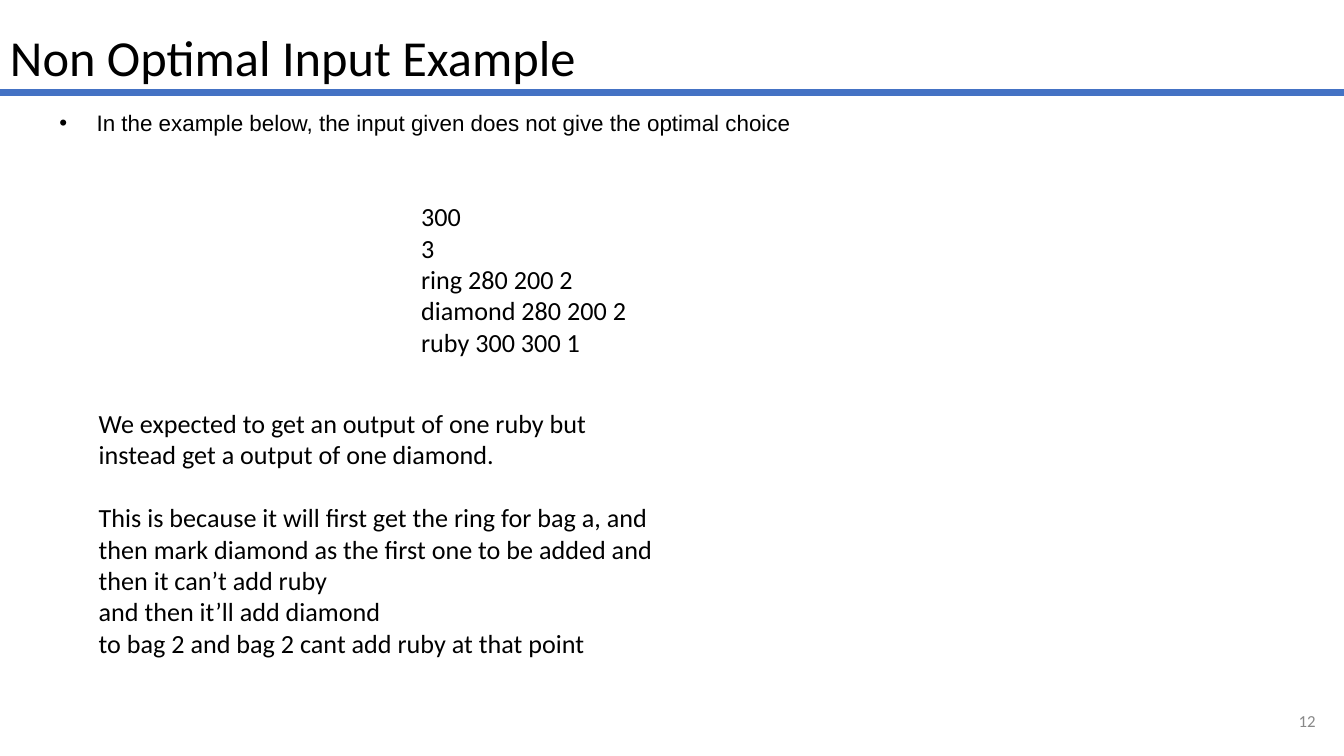
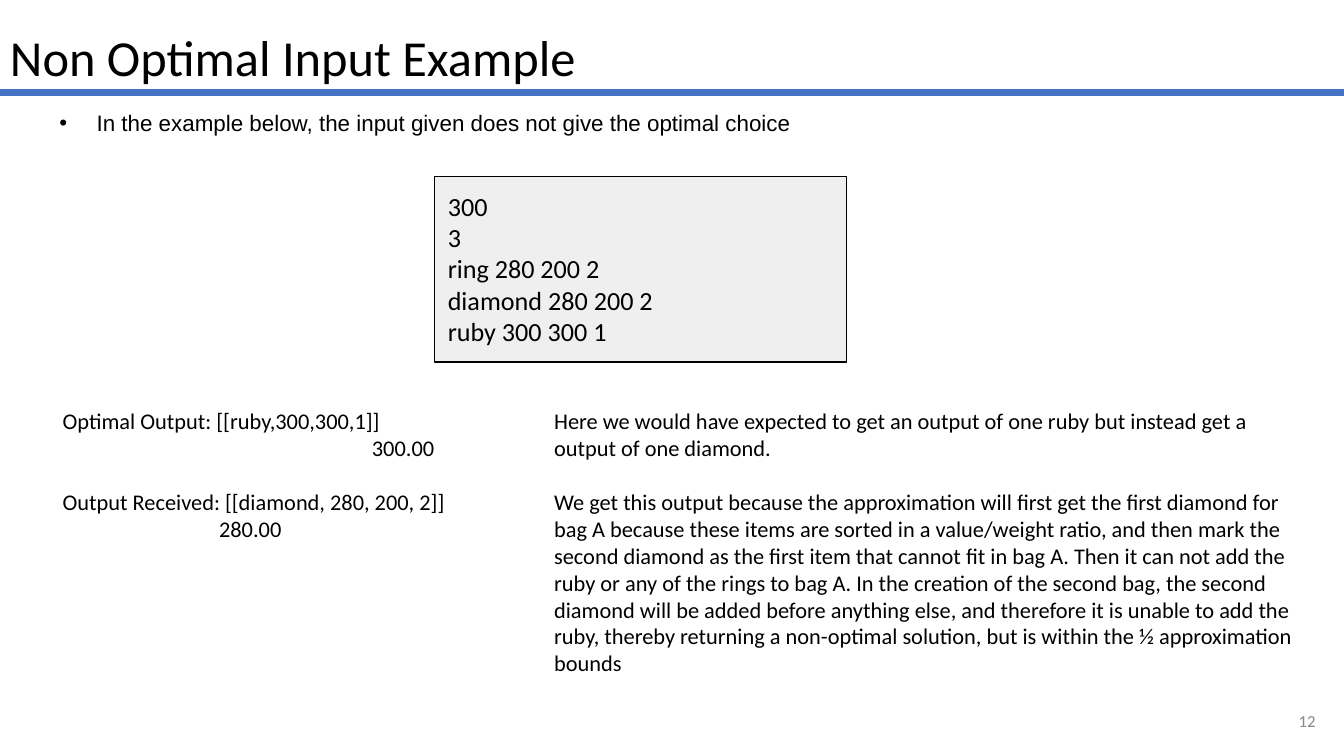
Before and after one commit to woodmatm/NP-Project, a slide deck: slide 12 of NP-Complete Max Knapsack.pptx. Drawn at 1344x756 pixels with LibreOffice and Linux fonts; fonts in the diff are those of the drawing. Boxes give left, top, right and bottom in pixels: in the first picture for what was removed or moved away, otherwise in the second. Text is boxed around its words. In the diff, an @@ line names an element or a change of style, - is before the commit and + after.

```diff
--- a/NP-Complete Max Knapsack.pptx
+++ b/NP-Complete Max Knapsack.pptx
@@ rectangle "300": place and size @@
-rectangle "300" at (421, 209, 626, 357)
+rectangle "300" at (434, 176, 847, 362)
@@ rectangle "300" at (434, 176, 847, 362): fill none to #EFEFEF; outline none to #000000 0.75 pt @@
@@ text added at (63, 412, 444, 537), 12 pt, text #000000 @@
+Optimal Output: [[ruby,300,300,1]]
+300.00
+Output Received: [[diamond, 280, 200, 2]]
+280.00
@@ text at (554, 413, 1291, 671): text changed; size 14 to 12 pt @@
-We expected to get an output of one ruby but instead get a output of one diamond.
-This is because it will first get the ring for bag a, and then mark diamond as the first one to be added and then it can’t add ruby
-and then it’ll add diamond
-to bag 2 and bag 2 cant add ruby at that point
+Here we would have expected to get an output of one ruby but instead get a output of one diamond.
+We get this output because the approximation will first get the first diamond for bag A because these items are sorted in a value/weight ratio, and then mark the second diamond as the first item that cannot fit in bag A. Then it can not add the ruby or any of the rings to bag A. In the creation of the second bag, the second diamond will be added before anything else, and therefore it is unable to add the ruby, thereby returning a non-optimal solution, but is within the ½ approximation bounds
```
Also in this commit, not shown: 2 other slides changed.
